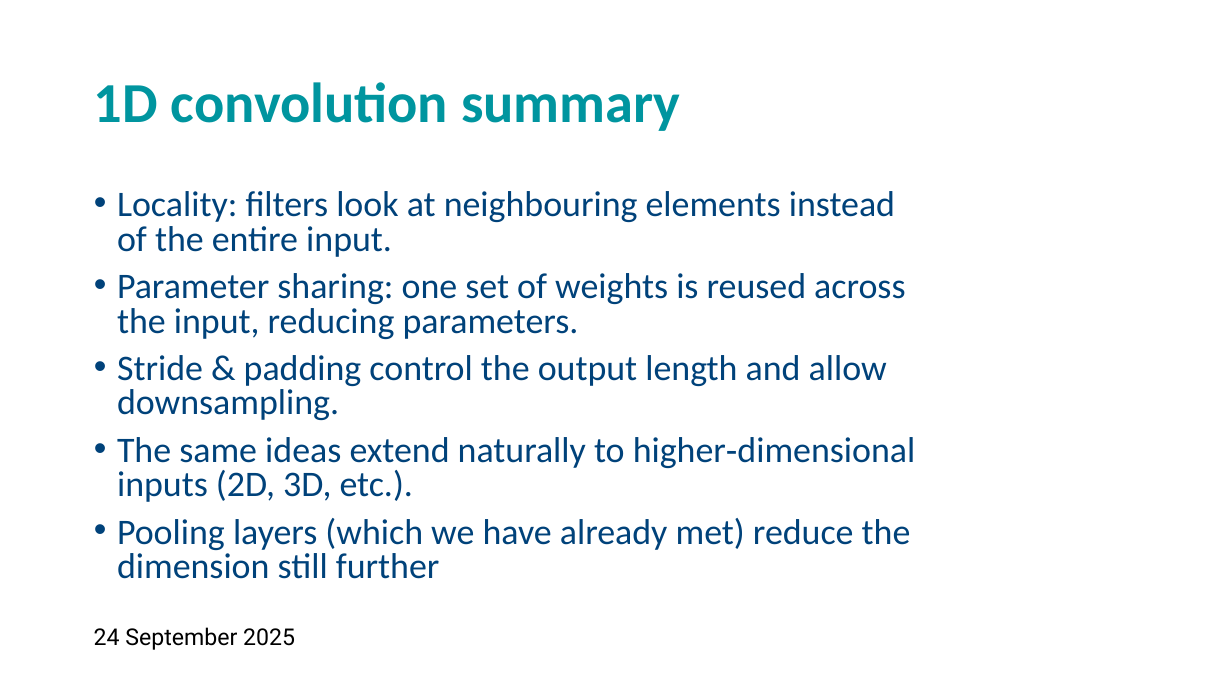
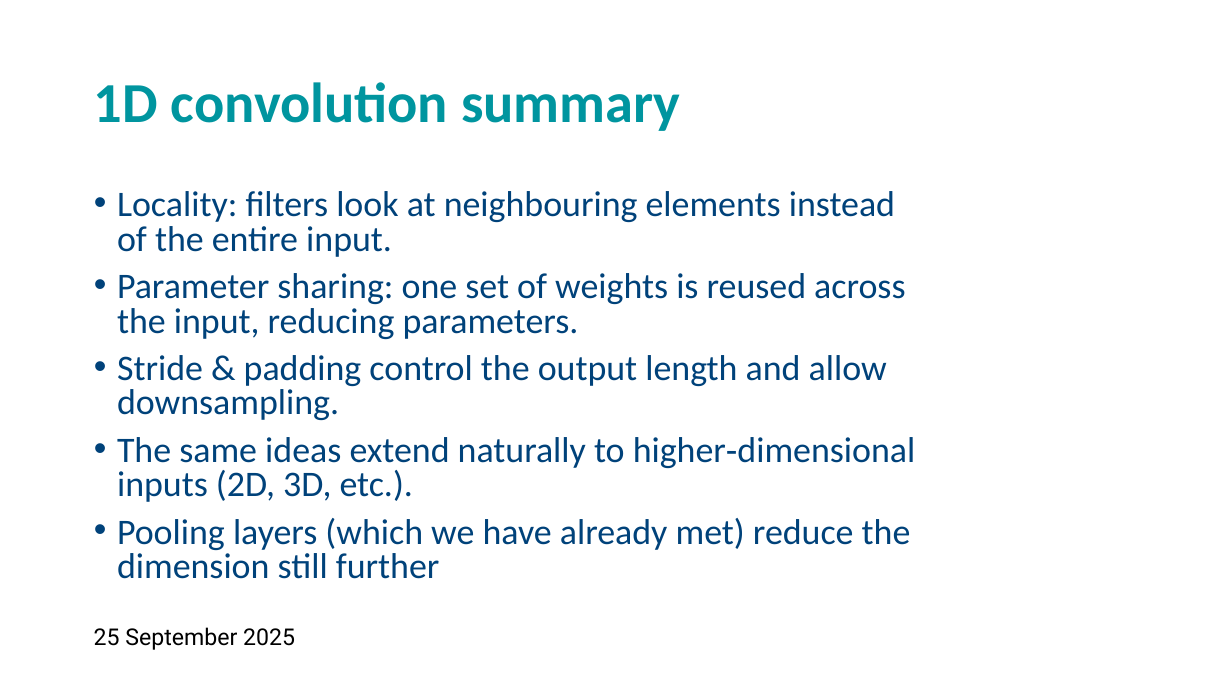
Before and after one commit to andrewcparnell/STAT41130, a slide deck: slide 17 of slides/day 2/D2C2_DL_CNN.pptx. Drawn at 1232x693 pixels with LibreOffice and Linux fonts; fonts in the diff are those of the drawing; background and template pictures are left out. Boxes give left, top, right and bottom in pixels: in the first picture for what was removed or moved away, otherwise in the second. Text is boxed around its words. In the diff, an @@ line names an element or a change of style, - is before the commit and + after.

```diff
--- a/slides/day 2/D2C2_DL_CNN.pptx
+++ b/slides/day 2/D2C2_DL_CNN.pptx
@@ text at bbox=[94, 627, 295, 650]: text changed @@
-24 September 2025
+25 September 2025
```
Also in this commit, not shown: 3 other slides changed, 2 slides removed, 1 other file.
